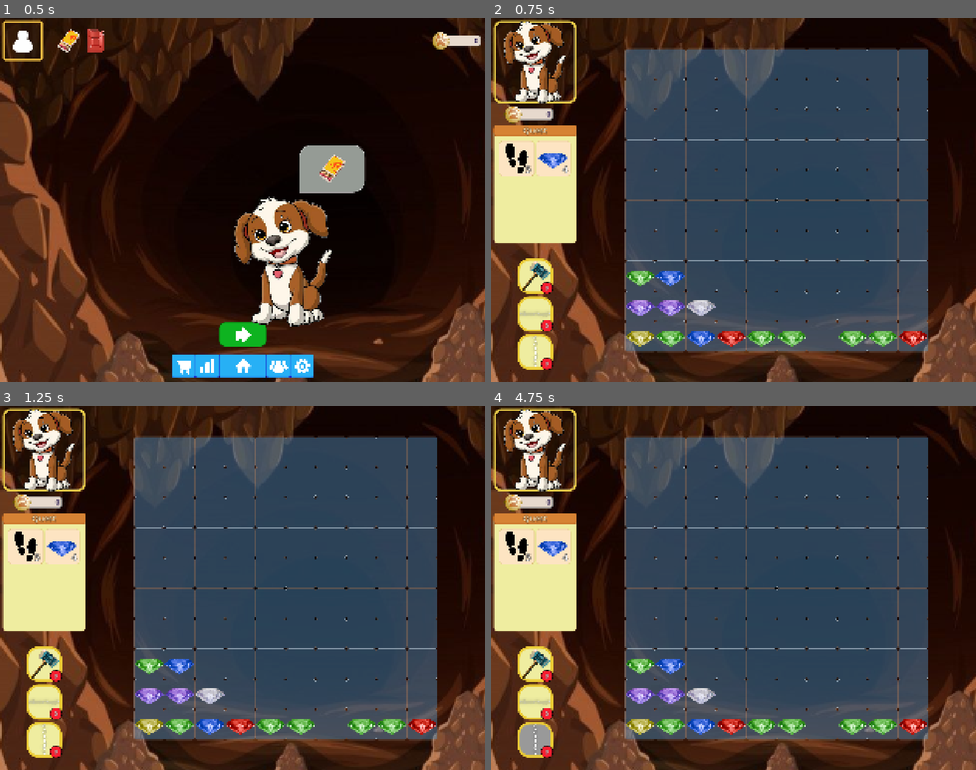
Above: before the commit, frames 1-4 (two rows, left to right).
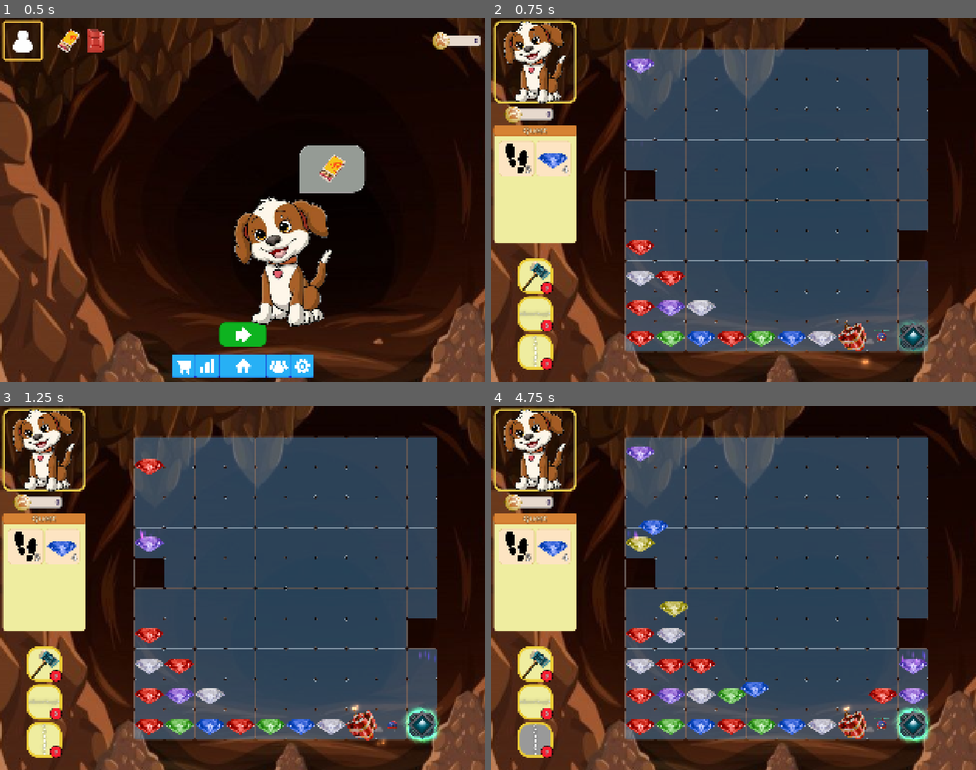
Above: after the commit, the same moments.

Repository: Medex81/LadyJu
Game: Godot game, scene res://game/scenes/main.tscn
Two runs of this game, one before a commit and one after it. Both use one fixed random seed, a clock stepped at 60 frames per second and the inputs below.
Inputs (mouse positions are in pixels of both pictures, inside the frame that each line leads up to):
- Up to frame 1 (0.5 s): no input
- Up to frame 2 (0.75 s): click (733, 334) at 0.5 s
- Up to frame 3 (1.25 s): no input
- Up to frame 4 (4.75 s): click (510, 500) at 1.25 s; click (534, 664) at 2 s; click (534, 700) at 2.75 s; click (534, 740) at 3.5 s; click (510, 500) at 4.25 s

Frame 1 is identical in both runs. In frame 2, 3.3% of the frame differs, in the area x 27-91%, y 11-96%; in frame 3, 3.7%; in frame 4, 5.2%, in the area x 27-92%, y 11-93%.

Commit message:
Добавлен компонент TransporterComponent для перемещения падающих предметов через поля.

Diff:
--- a/game/scenes/locations/cave/queue_quests/lamp_and_light/matches/m_3.tscn
+++ b/game/scenes/locations/cave/queue_quests/lamp_and_light/matches/m_3.tscn
@@ -1,27 +1,79 @@
-[gd_scene load_steps=8 format=3 uid="uid://jklnu344kvjx"]
+[gd_scene load_steps=15 format=3 uid="uid://jklnu344kvjx"]
 
 [ext_resource type="PackedScene" uid="uid://bog8shiiuriye" path="res://game/scenes/m3/m3.tscn" id="1_ea8fm"]
 [ext_resource type="PackedScene" uid="uid://du2wl6jnbyff0" path="res://game/scenes/m3/items/crystals/green.tscn" id="2_se0sj"]
+[ext_resource type="PackedScene" uid="uid://c4hirur6vsqqi" path="res://game/scenes/m3/spawner.tscn" id="2_v4d7i"]
 [ext_resource type="PackedScene" uid="uid://doviksuk44trd" path="res://game/scenes/m3/items/crystals/blue.tscn" id="3_1f8hw"]
+[ext_resource type="PackedScene" uid="uid://dhi4hfdtc8pgw" path="res://game/scenes/m3/transporter.tscn" id="3_qu8mn"]
 [ext_resource type="PackedScene" uid="uid://b38vvt8bswysw" path="res://game/scenes/m3/items/crystals/purple.tscn" id="3_v1nqt"]
+[ext_resource type="PackedScene" uid="uid://b2m6wmw0yqp3q" path="res://game/scenes/m3/items/obstacles/hole.tscn" id="4_b0sfv"]
 [ext_resource type="PackedScene" uid="uid://cqjp4t6rjk2ng" path="res://game/scenes/m3/items/crystals/white.tscn" id="6_ec0mb"]
-[ext_resource type="PackedScene" uid="uid://bbwyoqheqg34l" path="res://game/scenes/m3/items/crystals/yellow.tscn" id="7_ukmwu"]
+[ext_resource type="PackedScene" uid="uid://ilvgvxtt3wob" path="res://game/scenes/m3/items/matchers/bomb.tscn" id="7_57dv0"]
 [ext_resource type="PackedScene" uid="uid://c37um85cxcf5l" path="res://game/scenes/m3/items/crystals/red.tscn" id="8_u21lt"]
+[ext_resource type="PackedScene" uid="uid://buol7j31kopps" path="res://game/scenes/m3/items/matchers/helicopter.tscn" id="8_xnd1u"]
+[ext_resource type="PackedScene" uid="uid://bjmvm3ucen6l5" path="res://game/scenes/m3/items/matchers/amulet.tscn" id="9_57dv0"]
+
+[sub_resource type="StyleBoxFlat" id="StyleBoxFlat_v4d7i"]
+bg_color = Color(0, 0, 0, 0)
+border_width_left = 1
+border_width_top = 1
+border_width_right = 1
+border_width_bottom = 1
+border_color = Color(0.8, 0.8, 0.8, 0.454902)
+border_blend = true
+corner_radius_top_left = 8
+corner_radius_top_right = 8
+corner_radius_bottom_right = 8
+corner_radius_bottom_left = 8
+
+[sub_resource type="StyleBoxFlat" id="StyleBoxFlat_tl736"]
+bg_color = Color(0, 0, 0, 0)
+border_width_left = 1
+border_width_top = 1
+border_width_right = 1
+border_width_bottom = 1
+border_color = Color(0.8, 0.8, 0.8, 0.454902)
+border_blend = true
+corner_radius_top_left = 8
+corner_radius_top_right = 8
+corner_radius_bottom_right = 8
+corner_radius_bottom_left = 8
 
 [node name="m3" instance=ExtResource("1_ea8fm")]
 mouse_filter = 1
 
-[node name="info" parent="m3_grid/cell71" index="0" instance=ExtResource("2_se0sj")]
+[node name="spawner" parent="m3_grid/cell" index="0" instance=ExtResource("2_v4d7i")]
 
-[node name="info" parent="m3_grid/cell72" index="0" instance=ExtResource("3_1f8hw")]
+[node name="transporter_1_1" parent="m3_grid/cell31" index="0" node_paths=PackedStringArray("recipient") instance=ExtResource("3_qu8mn")]
+recipient = NodePath("../../cell80/transporter_1_2")
 
-[node name="info" parent="m3_grid/cell81" index="0" instance=ExtResource("3_v1nqt")]
+[node name="cell41" parent="m3_grid" index="40"]
+theme_override_styles/panel = SubResource("StyleBoxFlat_v4d7i")
+transparent = true
+
+[node name="hole" parent="m3_grid/cell41" index="0" instance=ExtResource("4_b0sfv")]
+
+[node name="info" parent="m3_grid/cell61" index="0" instance=ExtResource("8_u21lt")]
+
+[node name="cell70" parent="m3_grid" index="69"]
+theme_override_styles/panel = SubResource("StyleBoxFlat_tl736")
+transparent = true
+
+[node name="hole" parent="m3_grid/cell70" index="0" instance=ExtResource("4_b0sfv")]
+
+[node name="info" parent="m3_grid/cell71" index="0" instance=ExtResource("6_ec0mb")]
+
+[node name="info" parent="m3_grid/cell72" index="0" instance=ExtResource("8_u21lt")]
+
+[node name="transporter_1_2" parent="m3_grid/cell80" index="0" instance=ExtResource("3_qu8mn")]
+
+[node name="info" parent="m3_grid/cell81" index="0" instance=ExtResource("8_u21lt")]
 
 [node name="info" parent="m3_grid/cell82" index="0" instance=ExtResource("3_v1nqt")]
 
 [node name="info" parent="m3_grid/cell83" index="0" instance=ExtResource("6_ec0mb")]
 
-[node name="info" parent="m3_grid/cell91" index="0" instance=ExtResource("7_ukmwu")]
+[node name="info" parent="m3_grid/cell91" index="0" instance=ExtResource("8_u21lt")]
 
 [node name="info" parent="m3_grid/cell92" index="0" instance=ExtResource("2_se0sj")]
 
@@ -31,10 +83,12 @@
 
 [node name="info" parent="m3_grid/cell95" index="0" instance=ExtResource("2_se0sj")]
 
-[node name="info" parent="m3_grid/cell96" index="0" instance=ExtResource("2_se0sj")]
+[node name="info" parent="m3_grid/cell96" index="0" instance=ExtResource("3_1f8hw")]
 
-[node name="info" parent="m3_grid/cell98" index="0" instance=ExtResource("2_se0sj")]
+[node name="info" parent="m3_grid/cell97" index="0" instance=ExtResource("6_ec0mb")]
 
-[node name="info" parent="m3_grid/cell99" index="0" instance=ExtResource("2_se0sj")]
+[node name="match_info" parent="m3_grid/cell98" index="0" instance=ExtResource("7_57dv0")]
 
-[node name="info" parent="m3_grid/cell100" index="0" instance=ExtResource("8_u21lt")]
+[node name="match_info" parent="m3_grid/cell99" index="0" instance=ExtResource("8_xnd1u")]
+
+[node name="match_info" parent="m3_grid/cell100" index="0" instance=ExtResource("9_57dv0")]
--- a/game/scenes/m3/components/info.gd
+++ b/game/scenes/m3/components/info.gd
@@ -162,3 +162,11 @@
 
 func proc_swap_logic(second_swap:InfoComponent = null)->bool:
 	return _swap_logic.start(self, second_swap) if _swap_logic != null else false
+
+func stop_moving():
+	if _pmover_component != null:# and _pmover_component.is_moving:
+		_pmover_component.stop_moving()
+
+func start_moving():
+	if _pmover_component != null:# and _pmover_component.is_moving:
+		_pmover_component.start_moving()
--- a/game/scenes/m3/components/pmover.gd
+++ b/game/scenes/m3/components/pmover.gd
@@ -24,6 +24,7 @@
 var is_moving:bool = false
 var moving_to_rect:Rect2
 var cell_size:Vector2 = Vector2(_cell_width, _cell_width)
+var tween:Tween = null
 
 static var swap_node:PMoverComponent = null
 
@@ -67,9 +68,11 @@
 		moving_to_rect = Rect2(global_position + direct * _cell_width, cell_size)
 		move_state = EMoveState.FALL
 		is_moving = true
-		var move_tween = get_tree().create_tween()
-		move_tween.tween_property(info_component, "global_position", global_position + direct * _cell_width, _move_time)
-		await move_tween.finished
+		tween = get_tree().create_tween()
+		tween.tween_property(info_component, "global_position", global_position + direct * _cell_width, _move_time)
+		await tween.finished
+		moving_to_rect = Rect2(Vector2.ZERO, Vector2.ZERO)
+		tween = null
 		is_moving = false
 		call_deferred(try_move_fn)
 	else:
@@ -91,9 +94,11 @@
 		# бронируем позицию для перехода
 		moving_to_rect = Rect2(global_position + direct * _cell_width, cell_size)
 
-		var move_tween = get_tree().create_tween()
-		move_tween.tween_property(info_component, "global_position", global_position + direct * _cell_width, _move_time)
-		await move_tween.finished
+		stop_moving()
+		tween = get_tree().create_tween()
+		tween.tween_property(info_component, "global_position", global_position + direct * _cell_width, _move_time)
+		await tween.finished
+		tween = null
 
 		if is_instance_valid(info_component) and info_component is MatchInfoComponent:
 			# всё - компонент больше нельзя использовать
@@ -196,3 +201,14 @@
 		_match_component.set_fake_item_name(new_item_name)
 		return true
 	return false
+
+func stop_moving():
+	is_moving = true
+	if tween != null:
+		# выходим из корутины
+		tween.finished.emit()
+		tween.stop()
+		tween.kill()
+
+func start_moving():
+	is_moving = false
--- a/game/scenes/m3/m3.tscn
+++ b/game/scenes/m3/m3.tscn
@@ -1407,6 +1407,7 @@
 
 [node name="helicopter" parent="item_generator" instance=ExtResource("13_x3llh")]
 position = Vector2(482, -164)
+_match_type = 6
 is_interactive = false
 save_value_type = 0
 
--- /dev/null
+++ b/game/scenes/m3/transporter.gd
@@ -0,0 +1,54 @@
+# Компонент транспортирует входящий в него компонент (info) в координаты компонента приёмника.
+
+extends Area2D
+
+class_name TransporterComponent
+# компонент куда транспортируем предмет
+@export var recipient:TransporterComponent = null
+@export var _move_time:float = 0.5
+
+# данный транспортер занят предметом
+var is_busy:bool = false
+# состояние транспотрера (от получателя к отправителю)
+signal send_busy(busy_state:bool)
+
+func _ready() -> void:
+	# подписываемся на оповещения приёмника если мы отправитель
+	if recipient != null:
+		recipient.send_busy.connect(recipient_state_changed)
+
+func _on_area_entered(area: Area2D) -> void:
+	# получатель
+	if recipient == null:
+		is_busy = true
+		send_busy.emit(is_busy)
+	# отправитель
+	if recipient != null and recipient.is_busy == false and is_busy == false:
+		transpoting(area.get_parent())
+
+func _on_area_exited(_area: Area2D) -> void:
+	# получатель свободен и может принимать предмет
+	if recipient == null:
+		is_busy = false
+		send_busy.emit(is_busy)
+
+# состояние получателя
+func recipient_state_changed(busy_state:bool):
+	if busy_state == false:
+		# если есть неотправленный предмет - отправить его
+		var mover_comps = get_overlapping_areas()
+		if not mover_comps.is_empty():
+			transpoting(mover_comps.front().get_parent())
+
+func transpoting(item:InfoComponent):
+	if item is InfoComponent:
+		# остановить движение в том числе через твин у предмета
+		item.stop_moving()
+		# следующий предмет, расположенный выше, пусть пока подождет
+		is_busy = true
+		var move_tween = get_tree().create_tween()
+		move_tween.tween_property(item, "global_position", recipient.global_position, _move_time)
+		await move_tween.finished
+		# придмету можно двигаться через стандартный компонент мувера
+		item.start_moving()
+		is_busy = false
--- /dev/null
+++ b/game/scenes/m3/transporter.tscn
@@ -0,0 +1,52 @@
+[gd_scene load_steps=10 format=3 uid="uid://dhi4hfdtc8pgw"]
+
+[ext_resource type="Script" uid="uid://dhmljab16v06v" path="res://game/scenes/m3/transporter.gd" id="1_u2h78"]
+[ext_resource type="Texture2D" uid="uid://v3c31y6fxg22" path="res://game/assets/kenney_particle-pack/PNG (Black background)/trace_06.png" id="2_3tg2y"]
+
+[sub_resource type="RectangleShape2D" id="RectangleShape2D_wk8m6"]
+size = Vector2(20, 18)
+
+[sub_resource type="CanvasItemMaterial" id="CanvasItemMaterial_bac8n"]
+blend_mode = 1
+
+[sub_resource type="Curve" id="Curve_erpuw"]
+_data = [Vector2(0.0328947, 0.0337079), 0.0, 0.0, 0, 0, Vector2(0.480263, 0.988764), 0.0, 0.0, 0, 0, Vector2(0.940789, 0.011236), 0.0, 0.0, 0, 0]
+point_count = 3
+
+[sub_resource type="CurveTexture" id="CurveTexture_toj8i"]
+curve = SubResource("Curve_erpuw")
+
+[sub_resource type="Gradient" id="Gradient_bmlrt"]
+colors = PackedColorArray(0, 0, 0.419608, 1, 1, 0.27451, 1, 1)
+
+[sub_resource type="GradientTexture1D" id="GradientTexture1D_syncu"]
+gradient = SubResource("Gradient_bmlrt")
+
+[sub_resource type="ParticleProcessMaterial" id="ParticleProcessMaterial_1kwnj"]
+particle_flag_disable_z = true
+emission_shape = 3
+emission_box_extents = Vector3(60, 1, 1)
+gravity = Vector3(0, 98, 0)
+scale_min = 0.1
+scale_max = 0.1
+color_initial_ramp = SubResource("GradientTexture1D_syncu")
+alpha_curve = SubResource("CurveTexture_toj8i")
+
+[node name="transporter" type="Area2D"]
+collision_layer = 0
+monitorable = false
+script = ExtResource("1_u2h78")
+
+[node name="collision" type="CollisionShape2D" parent="."]
+position = Vector2(64, 113)
+shape = SubResource("RectangleShape2D_wk8m6")
+
+[node name="GPUParticles2D" type="GPUParticles2D" parent="."]
+z_index = 5
+material = SubResource("CanvasItemMaterial_bac8n")
+position = Vector2(64, 16)
+texture = ExtResource("2_3tg2y")
+process_material = SubResource("ParticleProcessMaterial_1kwnj")
+
+[connection signal="area_entered" from="." to="." method="_on_area_entered"]
+[connection signal="area_exited" from="." to="." method="_on_area_exited"]
Not shown: 1 places in game/scenes/m3/components/matcher.tscn that only renumber resources
Not shown, added: game/scenes/m3/transporter.gd.uid
